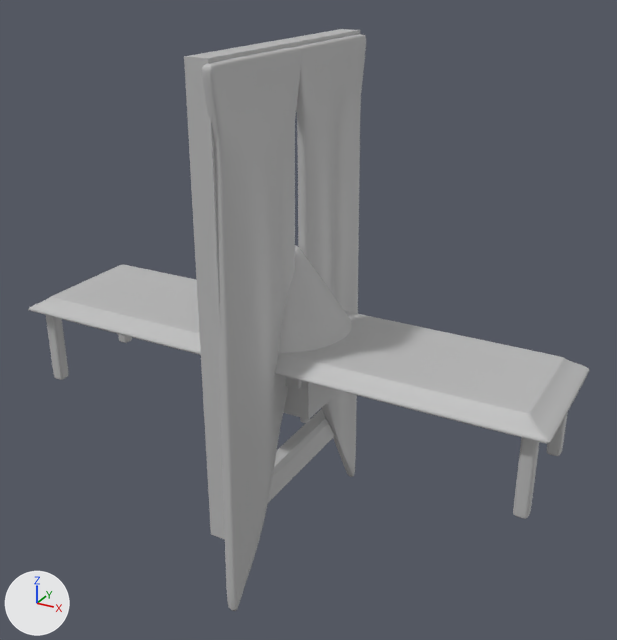
The FBX model 3D Models/Office/BedsideTable.fbx as it was, and as the next commit left it.
The view is the same before and after, from a camera (50 mm lens) standing at (0.285, -0.487, 0.317) and looking at (0.014, 0.006, 0.07). The axes (+X, +Y, +Z) are drawn at lower left. The lights are the same throughout. Where no turn or scale is listed for an object, it has been applied to the vertices.
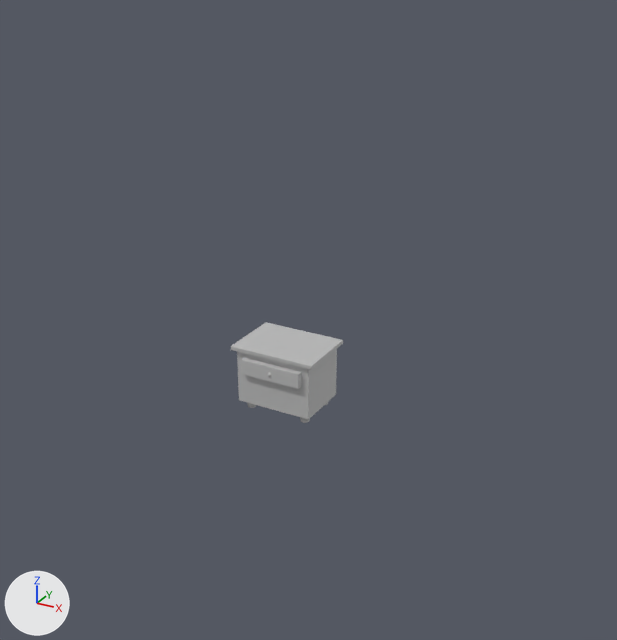
Pixel boxes [x1, y1, x2, y2] of what changed, in the pictures (617 x 640 px):
'pCube6', deleted
    before: [184, 29, 366, 611]
'pCube12', deleted
    before: [28, 264, 590, 519]
'pCylinder2', deleted
    before: [278, 245, 352, 353]
'pCylinder7', unchanged, uncovered by the edit
    before: [283, 377, 336, 423]
    after: [231, 322, 343, 423]

Diff of the bpy script that builds the scene:
```diff
--- a/3D Models/Office/BedsideTable.fbx.py
+++ b/3D Models/Office/BedsideTable.fbx.py
@@ ob_pcylinder2 @@
-ob_pcylinder2 = bpy.data.objects.new('pCylinder2', me_mesh_001)
-ob_pcylinder2.location = (0.0, 0.0, 0.0623)
@@ ob_pcube12 @@
-ob_pcube12 = bpy.data.objects.new('pCube12', me_mesh_002)
-ob_pcube12.location = (0.0, 0.0, 0.03)
@@ ob_pcube6 @@
-ob_pcube6 = bpy.data.objects.new('pCube6', me_mesh)
-ob_pcube6.location = (0.0079, -0.0005, 0.0717)
```
